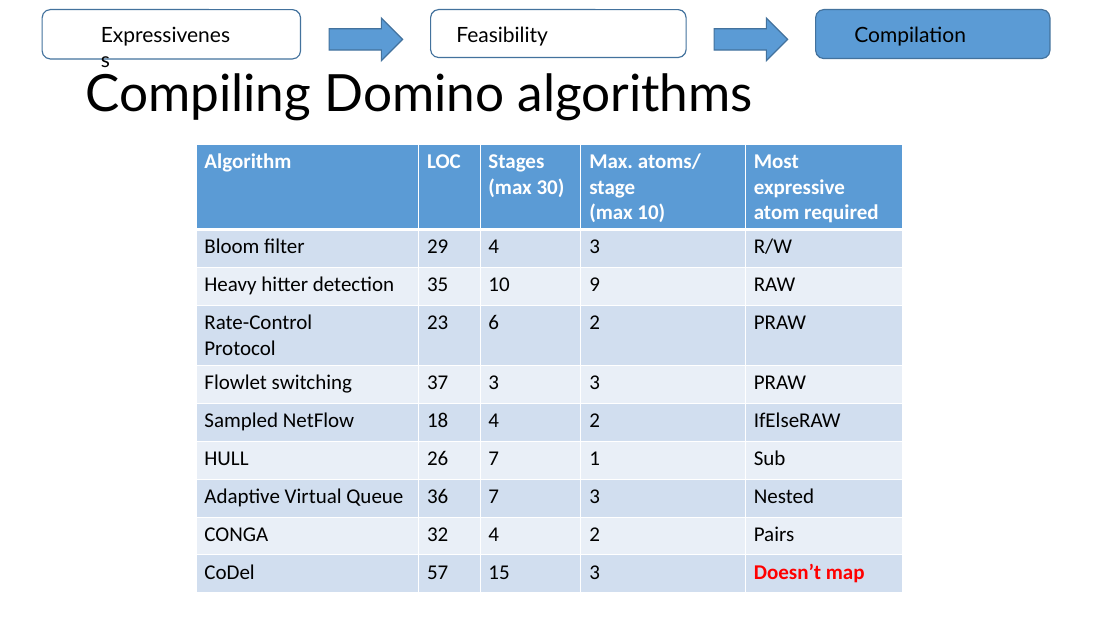
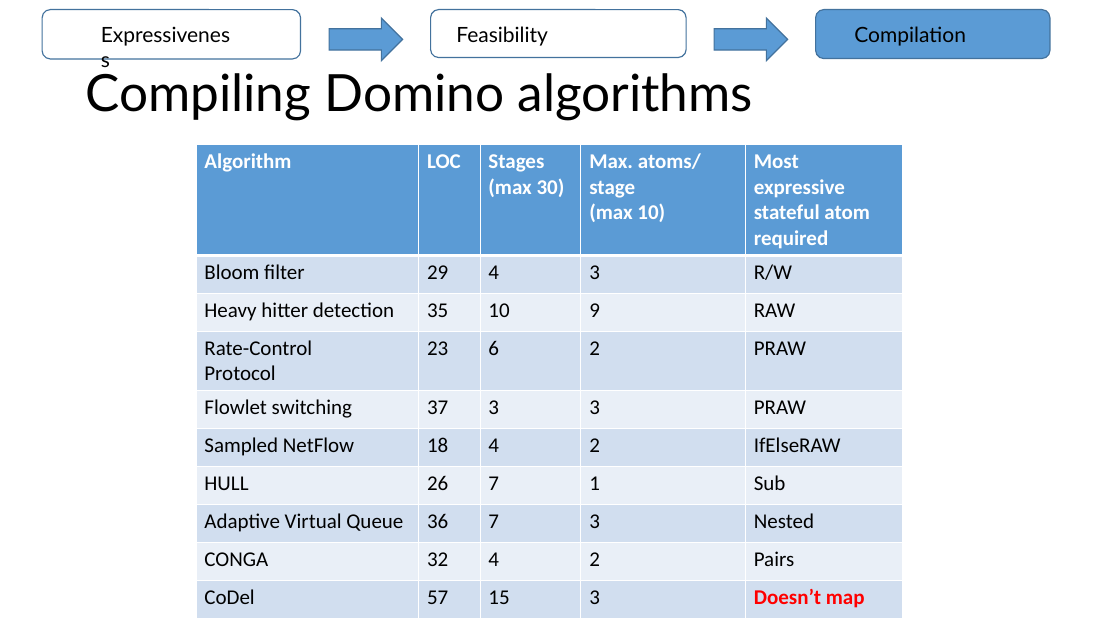
Before and after one commit to anirudhSK/pifo-domino-marple-ppts, a slide deck: slide 36 of domino_pifo.pptx. Drawn at 1120x630 pixels with LibreOffice and Linux fonts; fonts in the diff are those of the drawing. Boxes give left, top, right and bottom in pixels: in the first picture for what was removed or moved away, otherwise in the second. Text is boxed around its words. In the diff, an @@ line names an element or a change of style, - is before the commit and + after.

```diff
--- a/domino_pifo.pptx
+++ b/domino_pifo.pptx
@@ table at <box>196,145,903,612</box> @@
-row 1, column 5: Most expressive / atom required
+row 1, column 5: Most expressive / stateful atom required
```
Also in this commit, not shown: 8 other slides changed.
